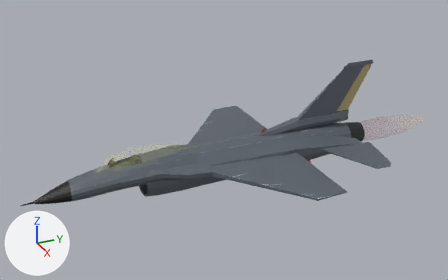
What one commit did to the glTF model res/F16/f16.gltf.
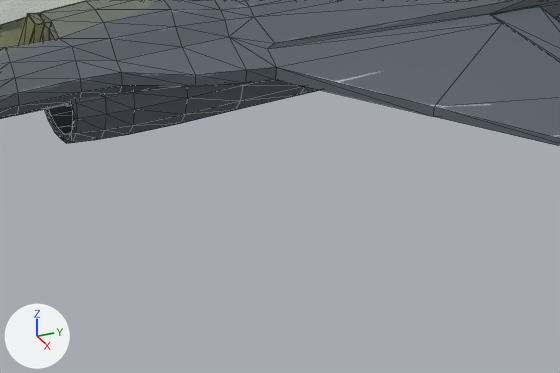
Each version is shown whole from a 50 mm camera at (2.99, -1.734, 1.621) aimed at (-0.067, -0.358, 0.093), then close up on the part from 28% to 68% of the width and 54% to 97% of the height. Every picture has the same lights, and +X, +Y and +Z are marked at lower left. The close-ups show mesh edges as thin lines. Where no turn or scale is listed for an object, it has been applied to the vertices.

In view in the first close-up: 'Engine', 'MainFrame', 'Seat', 'left_aleron'.
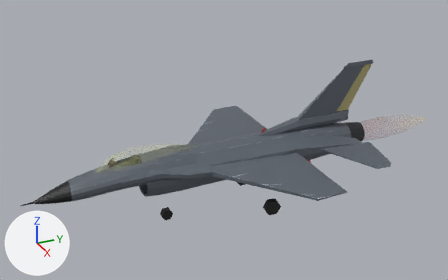
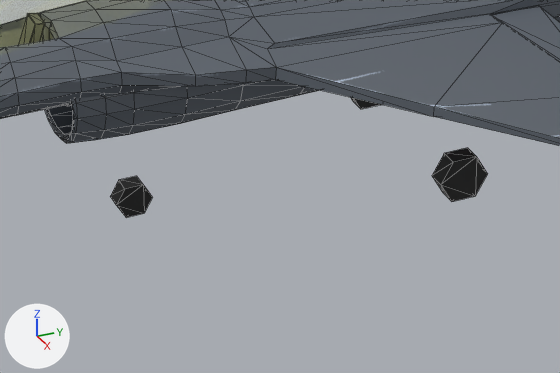
Commit message: Added wheels

Boxes (x1, y1, x2, y2) around the edits, measured in the close-ups (560 x 373 px):
'wheel-lb', added (black)
    after: (432, 148, 488, 202)
'wheel-f', added (black)
    after: (110, 176, 152, 218)
'wheel-rb', added
    after: (351, 97, 382, 109)

Patch to the scene script:
```diff
--- a/res/F16/f16.gltf.py
+++ b/res/F16/f16.gltf.py
@@ img_wheel @@
+img_wheel = load_image('wheel', 'wheel.png', 200, 200, 'sRGB')
@@ mat_wheel @@
+mat_wheel = principled_material('Wheel')
+mat_wheel.texture = img_wheel
@@ me_cylinder_009 @@
+me_cylinder_009.from_pydata(...)  # a 6-sided cylinder along x spanning x -0.0179..0.0179, y -0.0358..0.0358, z -0.031..0.031
+me_cylinder_009.materials.append(mat_wheel)  # picture img_wheel
@@ me_cylinder_002 @@
+me_cylinder_002.from_pydata(...)  # a 6-sided cylinder along x spanning x -0.0185..0.0185, y -0.0503..0.0503, z -0.0435..0.0435
+me_cylinder_002.materials.append(mat_wheel)  # picture img_wheel
@@ me_cylinder_001 @@
+me_cylinder_001.from_pydata(...)  # a 6-sided cylinder along x spanning x -0.0185..0.0185, y -0.0503..0.0503, z -0.0435..0.0435
+me_cylinder_001.materials.append(mat_wheel)  # picture img_wheel
@@ ob_wheel_f @@
+ob_wheel_f = bpy.data.objects.new('wheel-f', me_cylinder_009)
+ob_wheel_f.location = (0.0, -0.756, -0.279)
@@ ob_wheel_lb @@
+ob_wheel_lb = bpy.data.objects.new('wheel-lb', me_cylinder_002)
+ob_wheel_lb.location = (0.2, -0.167, -0.266)
@@ ob_wheel_rb @@
+ob_wheel_rb = bpy.data.objects.new('wheel-rb', me_cylinder_001)
+ob_wheel_rb.location = (-0.2, -0.167, -0.266)
```
